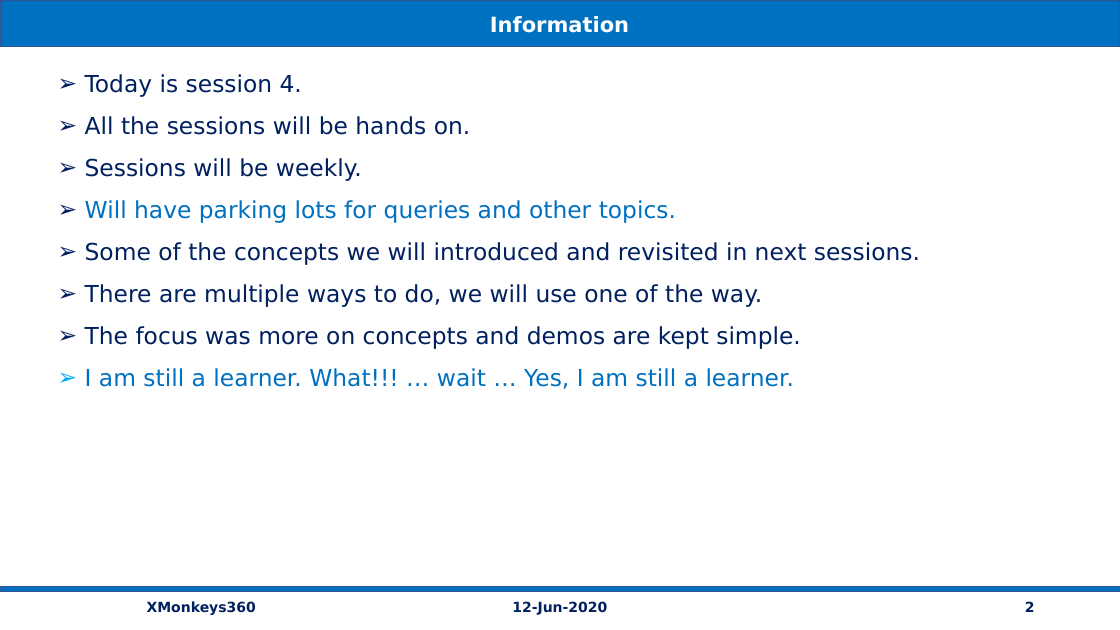
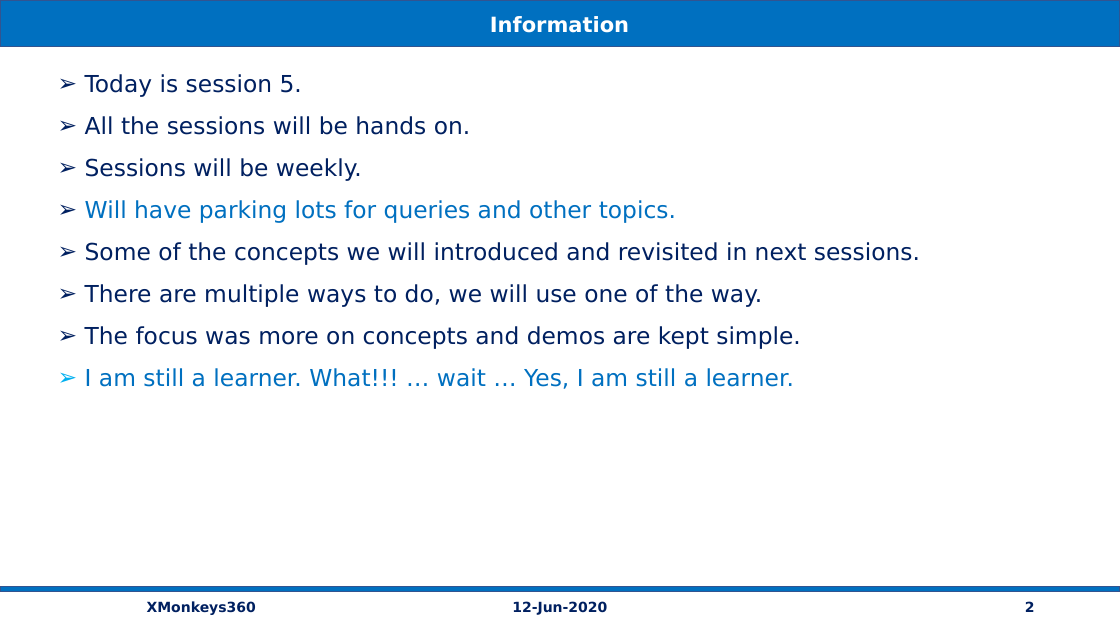
Before and after one commit to vishipayyallore/speaker_series_2021, a slide deck: slide 2 of XMonkeys360/gRPC_Session5_20Jun2020/Documentation/gRPC_Service_Logging_ErrorHandling.pptx. Drawn at 1120x630 pixels with LibreOffice and Linux fonts; fonts in the diff are those of the drawing. Boxes give left, top, right and bottom in pixels: in the first picture for what was removed or moved away, otherwise in the second. Text is boxed around its words. In the diff, an @@ line names an element or a change of style, - is before the commit and + after.

```diff
--- a/XMonkeys360/gRPC_Session5_20Jun2020/Documentation/gRPC_Service_Logging_ErrorHandling.pptx
+++ b/XMonkeys360/gRPC_Session5_20Jun2020/Documentation/gRPC_Service_Logging_ErrorHandling.pptx
@@ text at (85,74,302,97): text changed @@
-  ➢ Today is session 4.
+  ➢ Today is session 5.
```
Also in this commit, not shown: 6 other files.
